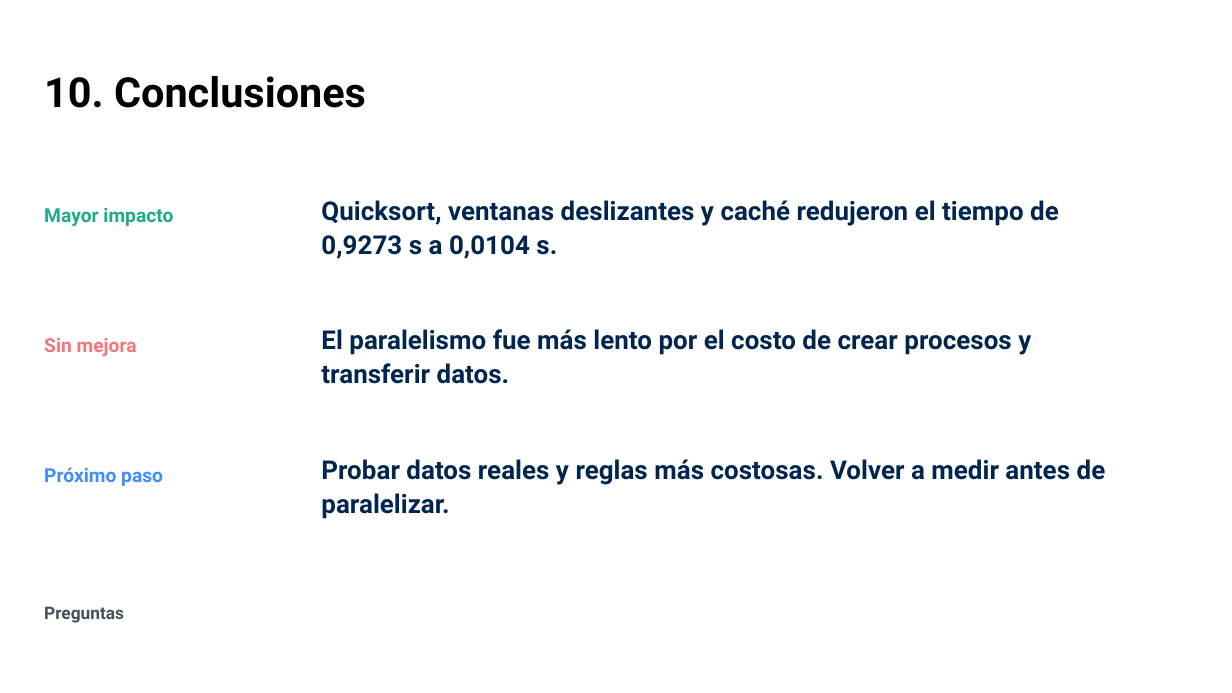
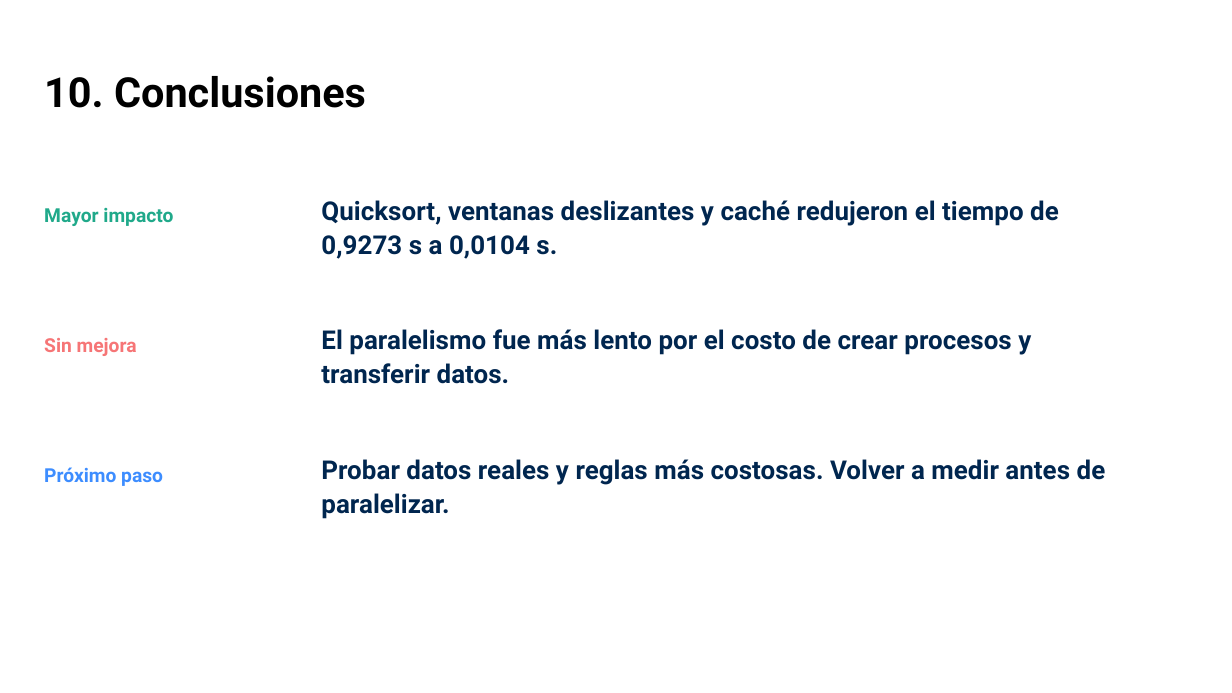
Before and after one commit to Alesso-Chiavarino/PE, a slide deck: slide 22 of parcial_1/presentacion/Parcial-1-Programacion-Eficiente.pptx (slide 12 before the commit). Drawn at 1232x693 pixels with LibreOffice and Linux fonts; fonts in the diff are those of the drawing. Boxes give left, top, right and bottom in pixels: in the first picture for what was removed or moved away, otherwise in the second. Text is boxed around its words. In the diff, an @@ line names an element or a change of style, - is before the commit and + after.

```diff
--- a/parcial_1/presentacion/Parcial-1-Programacion-Eficiente.pptx
+++ b/parcial_1/presentacion/Parcial-1-Programacion-Eficiente.pptx
@@ text removed at <box>44,606,124,623</box> @@
-Preguntas
```
Also in this commit, not shown: 11 other slides changed, 10 slides added, 1 other file.
